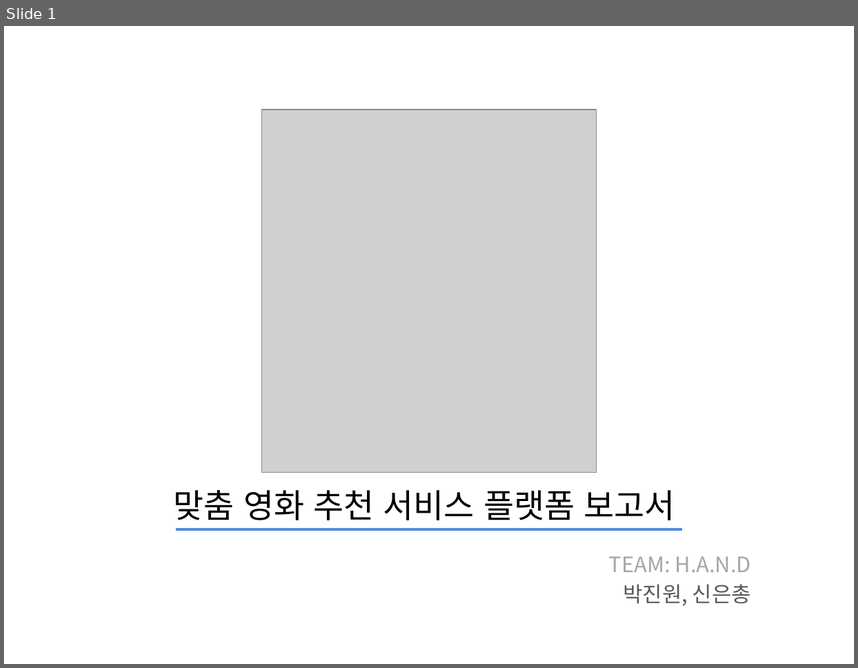
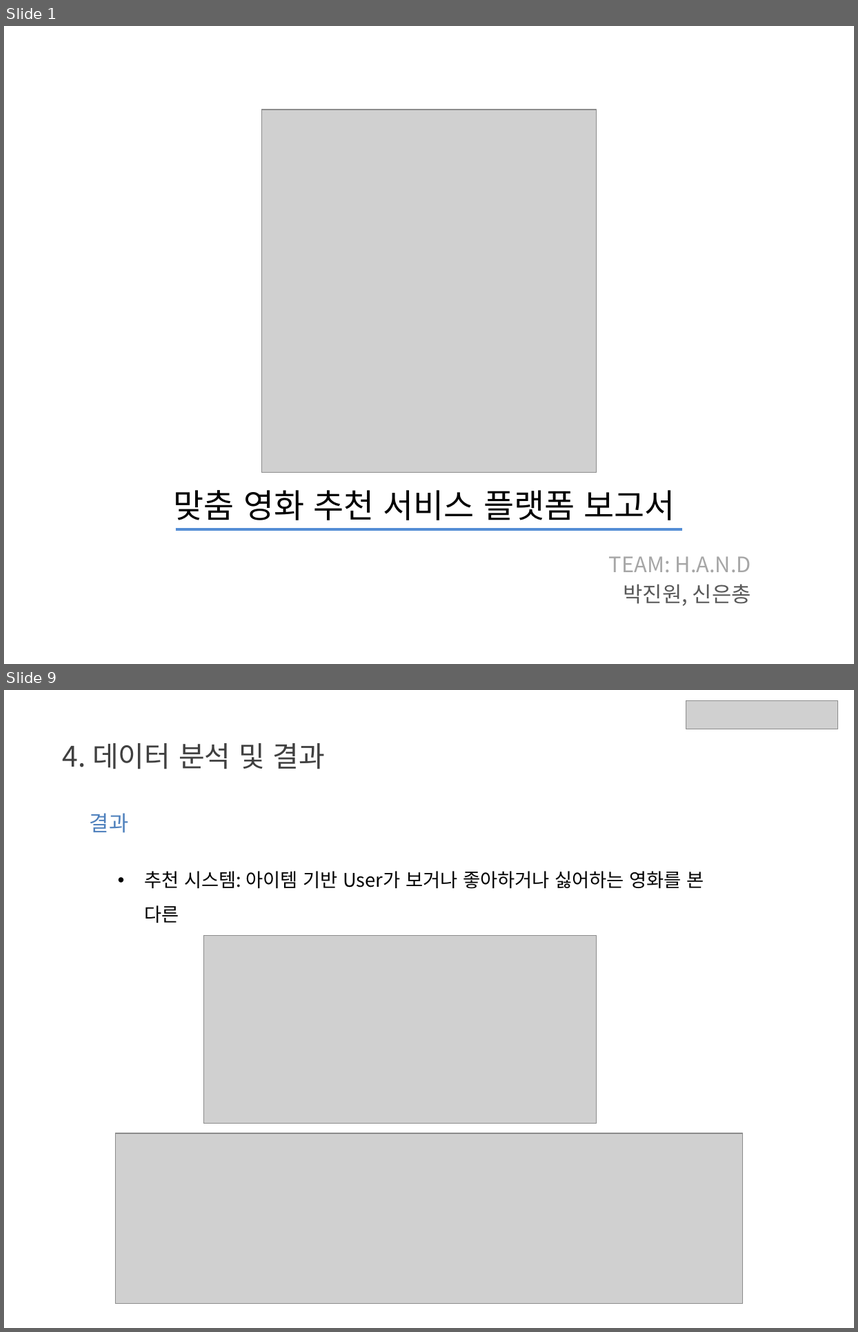
Before and after one commit to chongs02/final_project, a slide deck: DataScience/Documents/결과보고서.pptx. Shown one above the other, each under a label of ours: slide 1 before the commit, slides 1 and 9 after it; the slides between them are not shown. The pictures are 858x668 and 858x1332 pixels, drawn with LibreOffice and Linux fonts; fonts in the diff are those of the drawing; grey boxes stand for pictures. Boxes give left, top, right and bottom in pixels: in the first picture for what was removed or moved away, otherwise in the second. Text is boxed around its words. In the diff, an @@ line names an element or a change of style, - is before the commit and + after.

```diff
--- a/DataScience/Documents/결과보고서.pptx
+++ b/DataScience/Documents/결과보고서.pptx
@@ slide 9 added at <box>4,690,854,1328</box>, background #FFFFFF @@
@@ picture added at <box>686,701,838,729</box> @@
@@ text added at <box>63,743,325,769</box>, 24 pt, text #404040 @@
+4. 데이터 분석 및 결과
@@ text added at <box>90,813,129,833</box>, 18 pt, text #4F81BD @@
+결과
@@ text added at <box>144,871,704,961</box>, 16 pt, text #000000 @@
+• 추천 시스템: 아이템 기반 User가 보거나 좋아하거나 싫어하는 영화를 본 다른
+  사람들이 많이 본 영화를 추천
@@ picture added at <box>204,935,597,1123</box> @@
@@ picture added at <box>115,1133,743,1303</box> @@
```
Also in this commit, not shown: 3 slides changed, 8 other slides added, 29 slides removed, 15 other files.
